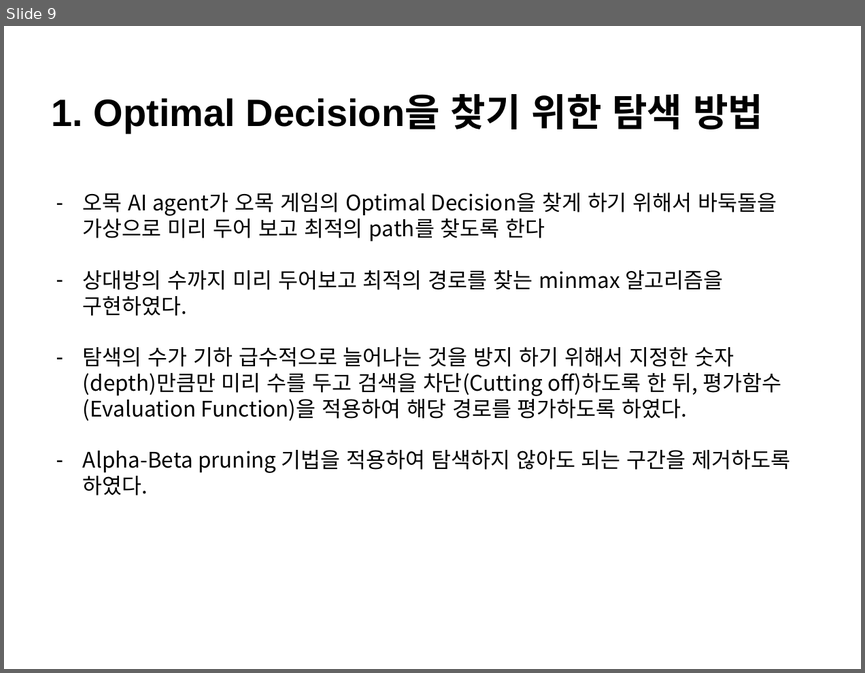
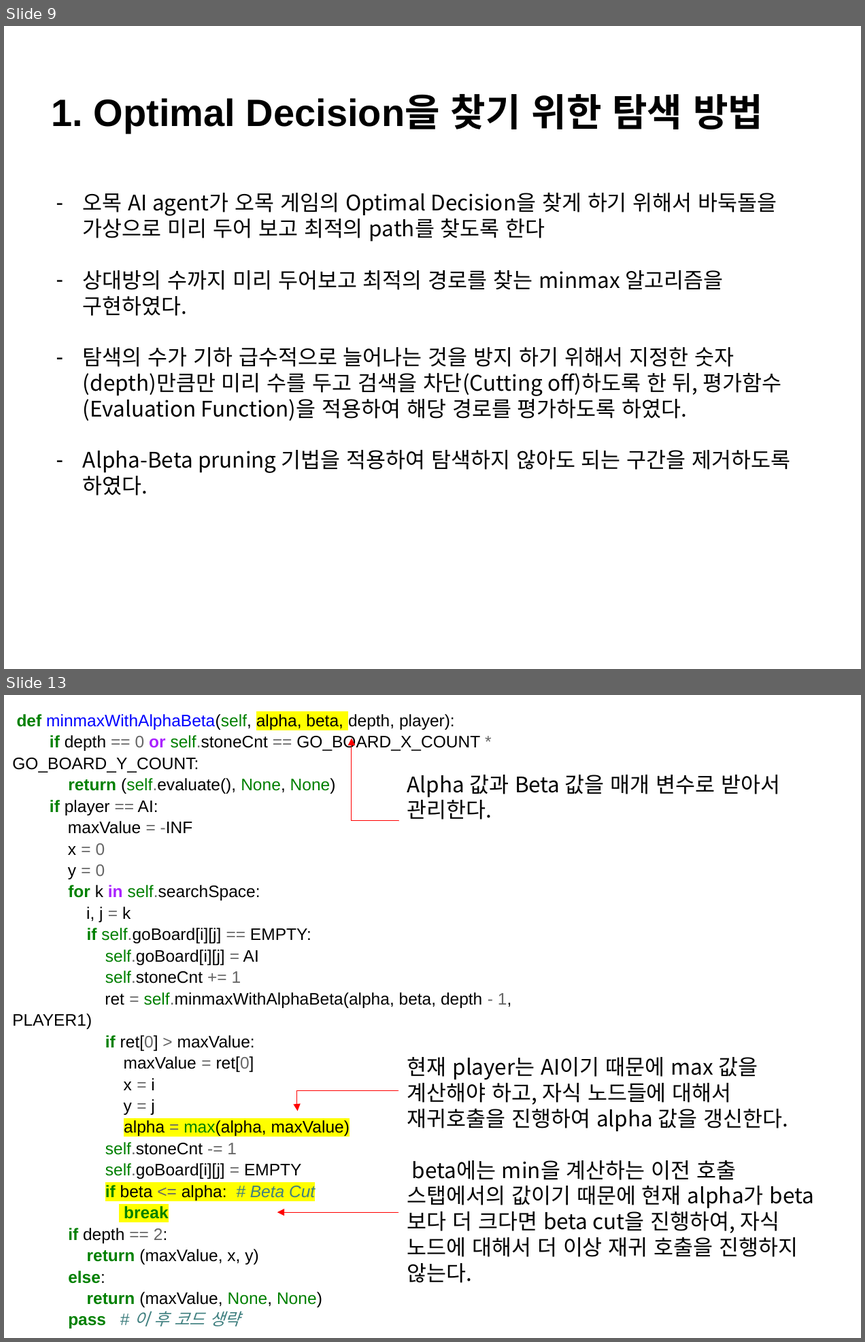
Before and after one commit to ChanJun-Park/AI_Gomoku, a slide deck: 최종보고서.pptx. Shown one above the other, each under a label of ours: slide 9 before the commit, slides 9 and 13 after it; the slides between them are not shown. The pictures are 865x673 and 865x1342 pixels, drawn with LibreOffice and Linux fonts; fonts in the diff are those of the drawing. Boxes give left, top, right and bottom in pixels: in the first picture for what was removed or moved away, otherwise in the second. Text is boxed around its words. In the diff, an @@ line names an element or a change of style, - is before the commit and + after.

```diff
--- a/최종보고서.pptx
+++ b/최종보고서.pptx
@@ slide 13 added at (x1=4, y1=695, x2=861, y2=1338), background #FFFFFF @@
@@ text added at (x1=12, y1=714, x2=511, y2=1328), 14 pt, text #000000 @@
+def minmaxWithAlphaBeta(self, alpha, beta, depth, player):
+if depth == 0 or self.stoneCnt == GO_BOARD_X_COUNT * GO_BOARD_Y_COUNT:
+return (self.evaluate(), None, None)
+if player == AI:
+maxValue = -INF
+x = 0
+y = 0
+for k in self.searchSpace:
+i, j = k
+if self.goBoard[i][j] == EMPTY:
+self.goBoard[i][j] = AI
+self.stoneCnt += 1
+ret = self.minmaxWithAlphaBeta(alpha, beta, depth - 1, PLAYER1)
+if ret[0] > maxValue:
+maxValue = ret[0]
+x = i
+y = j
+alpha = max(alpha, maxValue)
+self.stoneCnt -= 1
+self.goBoard[i][j] = EMPTY
+if beta <= alpha: # Beta Cut
+break
+if depth == 2:
+return (maxValue, x, y)
+else:
+return (maxValue, None, None)
+pass # 이 후 코드 생략
@@ elbow arrow added from (399, 821) to (352, 738), #FF0000 0.5 pt @@
@@ text added at (x1=407, y1=775, x2=798, y2=1283), 18 pt, text #000000 @@
+Alpha 값과 Beta 값을 매개 변수로 받아서 관리한다.
+현재 player는 AI이기 때문에 max 값을 계산해야 하고, 자식 노드들에 대해서 재귀호출을 진행하여 alpha 값을 갱신한다.
+beta에는 min을 계산하는 이전 호출 스탭에서의 값이기 때문에 현재 alpha가 beta보다 더 크다면 beta cut을 진행하여, 자식 노드에 대해서 더 이상 재귀 호출을 진행하지 않는다.
@@ elbow arrow added from (399, 1091) to (298, 1110), #FF0000 0.5 pt @@
@@ arrow added from (399, 1212) to (277, 1212), #FF0000 0.5 pt @@
```
Also in this commit, not shown: 6 slides changed, 6 other slides added, 2 slides removed, 9 other files.
